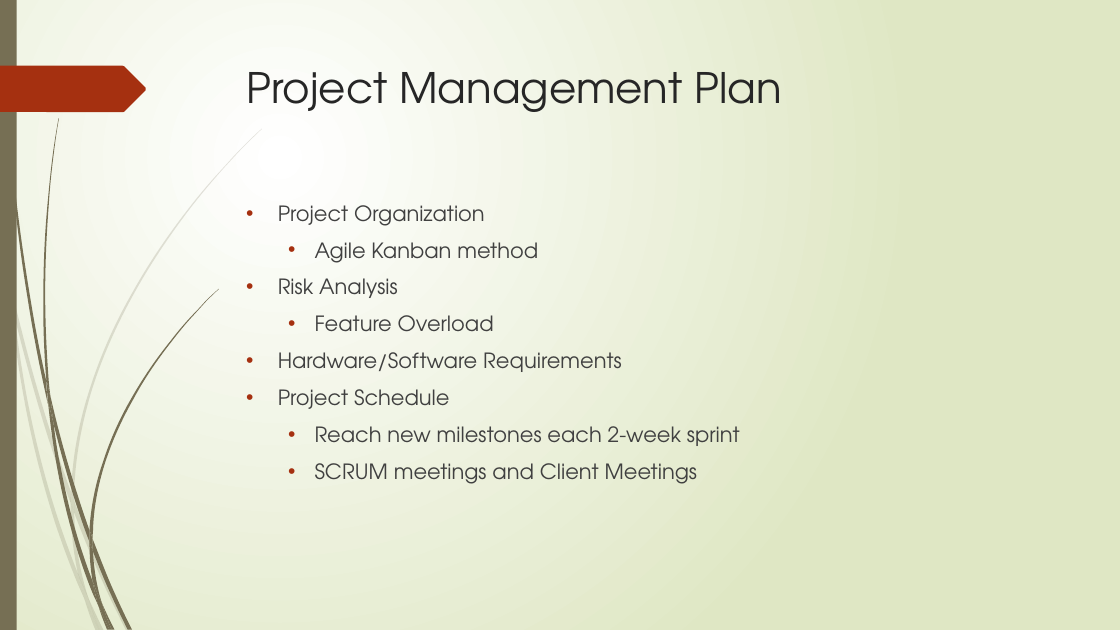
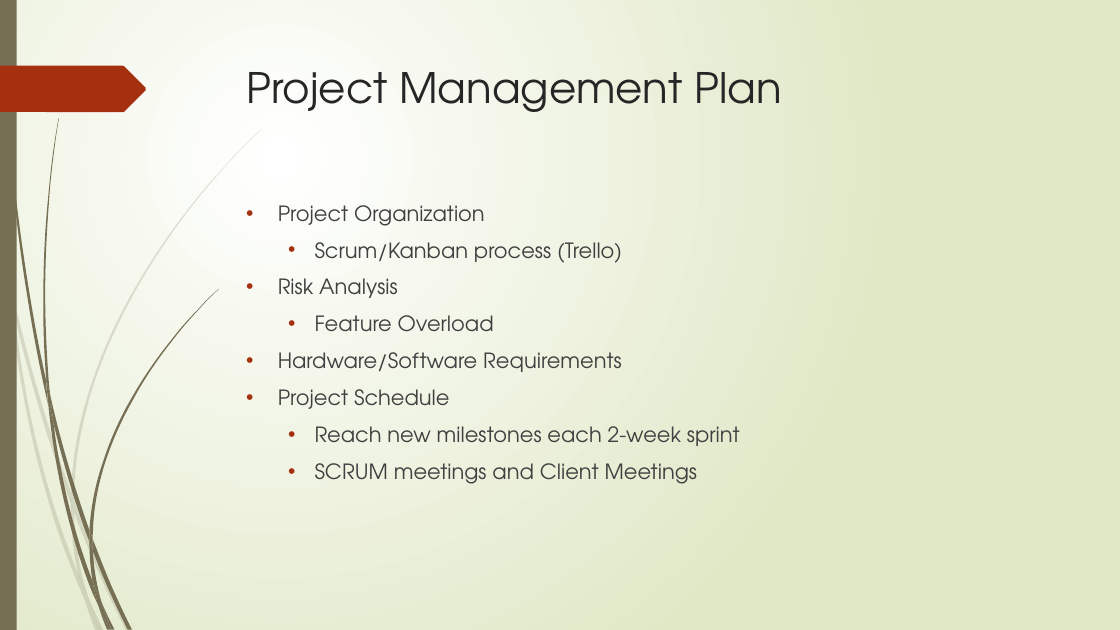
Before and after one commit to cs480GroupCAKE/PIEWebsite, a slide deck: slide 8 of Presentation/12.8.15 Presentation (Revised).pptx (slide 5 before the commit). Drawn at 1120x630 pixels with LibreOffice and Linux fonts; fonts in the diff are those of the drawing. Boxes give left, top, right and bottom in pixels: in the first picture for what was removed or moved away, otherwise in the second. Text is boxed around its words. In the diff, an @@ line names an element or a change of style, - is before the commit and + after.

```diff
--- a/Presentation/12.8.15 Presentation (Revised).pptx
+++ b/Presentation/12.8.15 Presentation (Revised).pptx
@@ text at [315, 242, 622, 263]: text changed @@
-  • Agile Kanban method
+  • Scrum/Kanban process (Trello)
```
Also in this commit, not shown: 1 other slide changed, 4 slides added, 1 slide removed, 1 other file.
